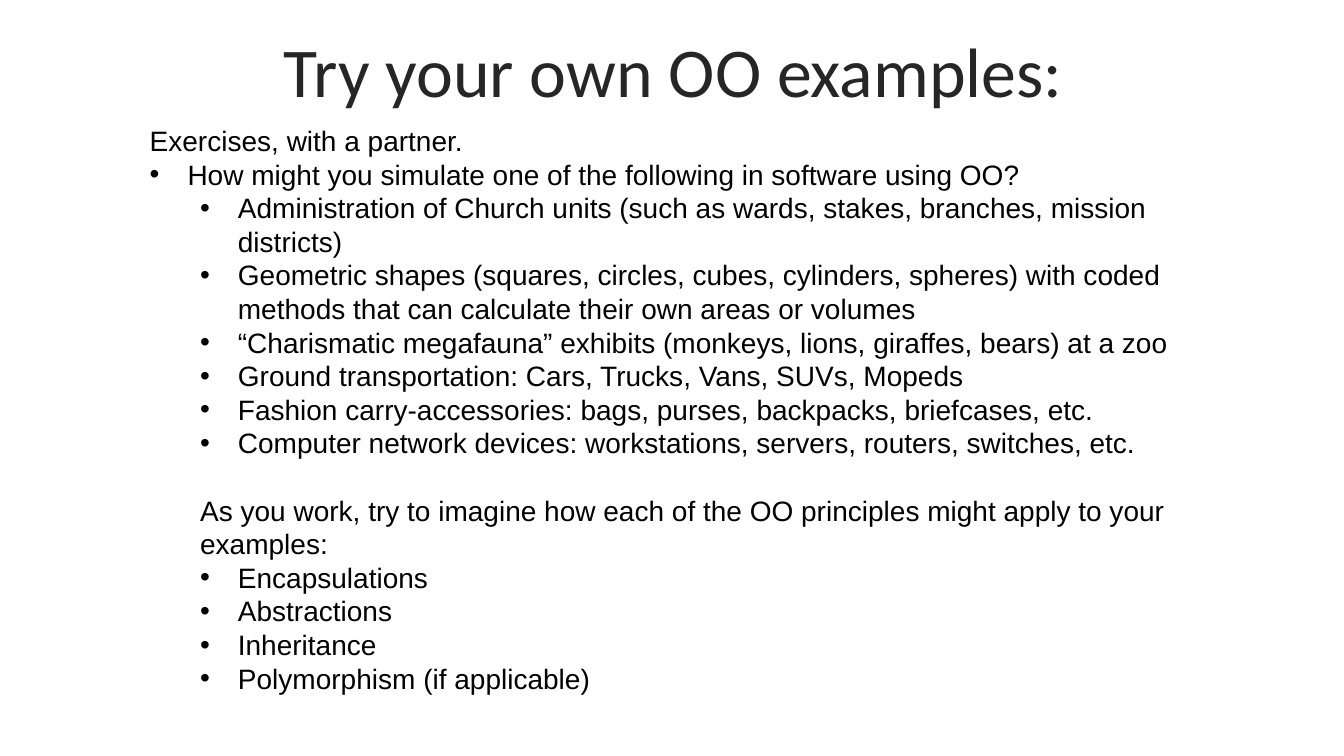
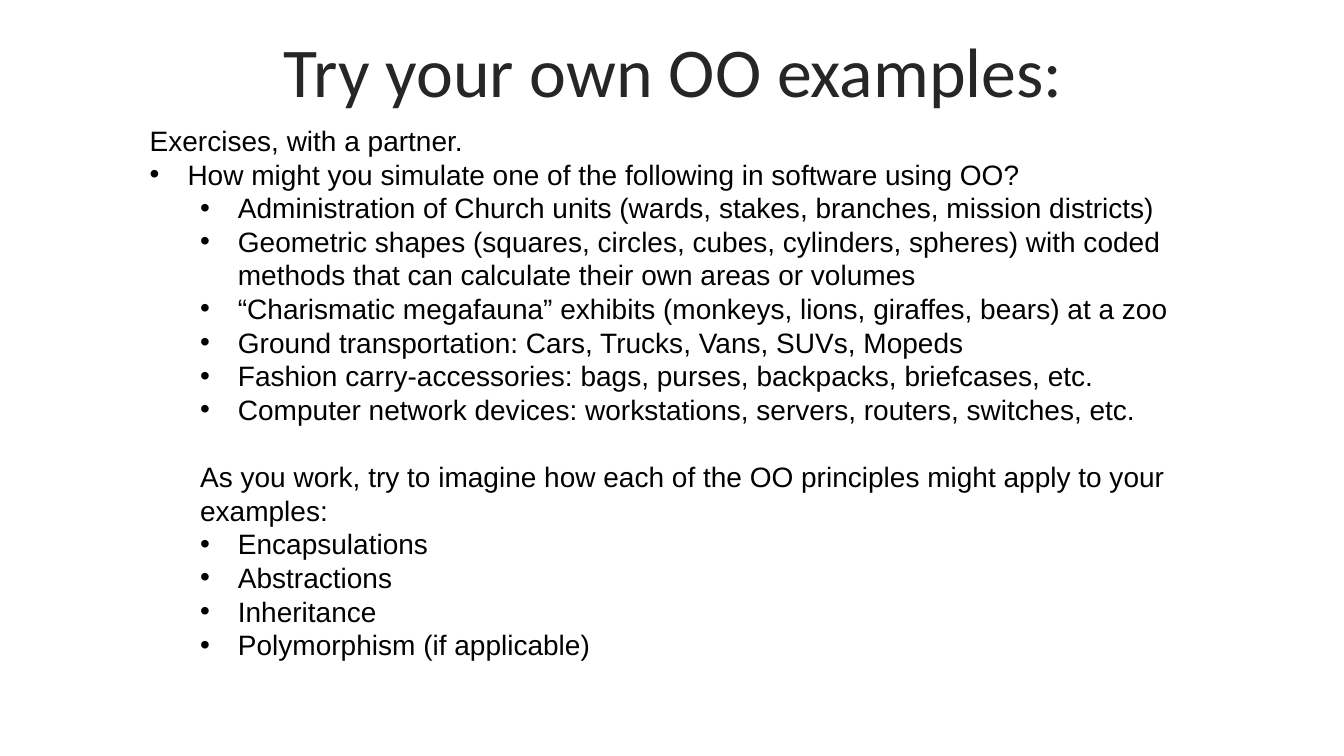
Before and after one commit to byui-cyber360/content, a slide deck: slide 8 of CYBER360-1.5-OO-Principles.pptx. Drawn at 1344x756 pixels with LibreOffice and Linux fonts; fonts in the diff are those of the drawing. Boxes give left, top, right and bottom in pixels: in the first picture for what was removed or moved away, otherwise in the second. Text is boxed around its words. In the diff, an @@ line names an element or a change of style, - is before the commit and + after.

```diff
--- a/CYBER360-1.5-OO-Principles.pptx
+++ b/CYBER360-1.5-OO-Principles.pptx
@@ text at [238, 197, 1153, 223]: text changed @@
-  • Administration of Church units (such as wards, stakes, branches, mission districts)
+  • Administration of Church units (wards, stakes, branches, mission districts)
```
Also in this commit, not shown: 6 other slides changed, 13 other files.
